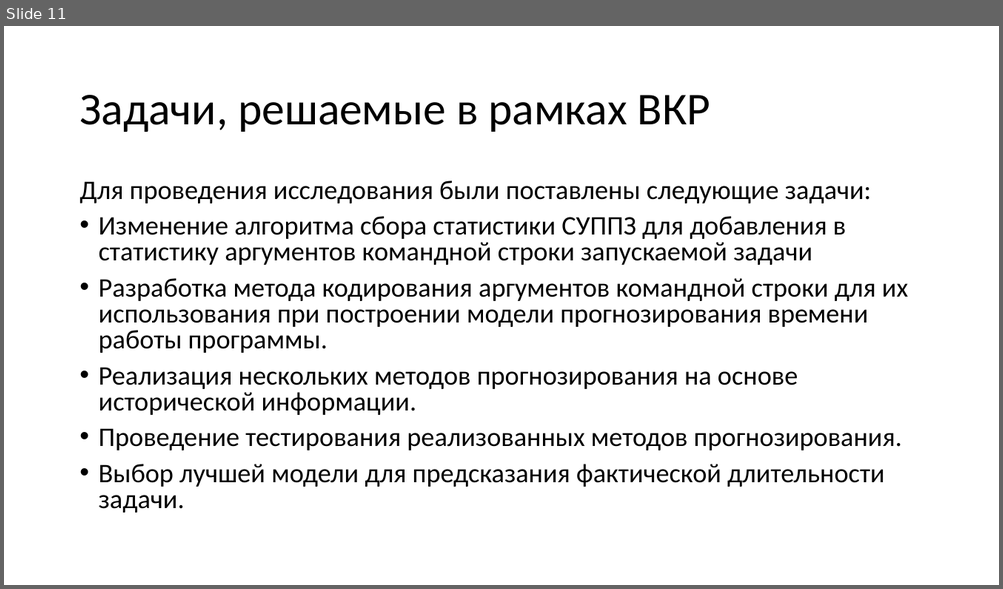
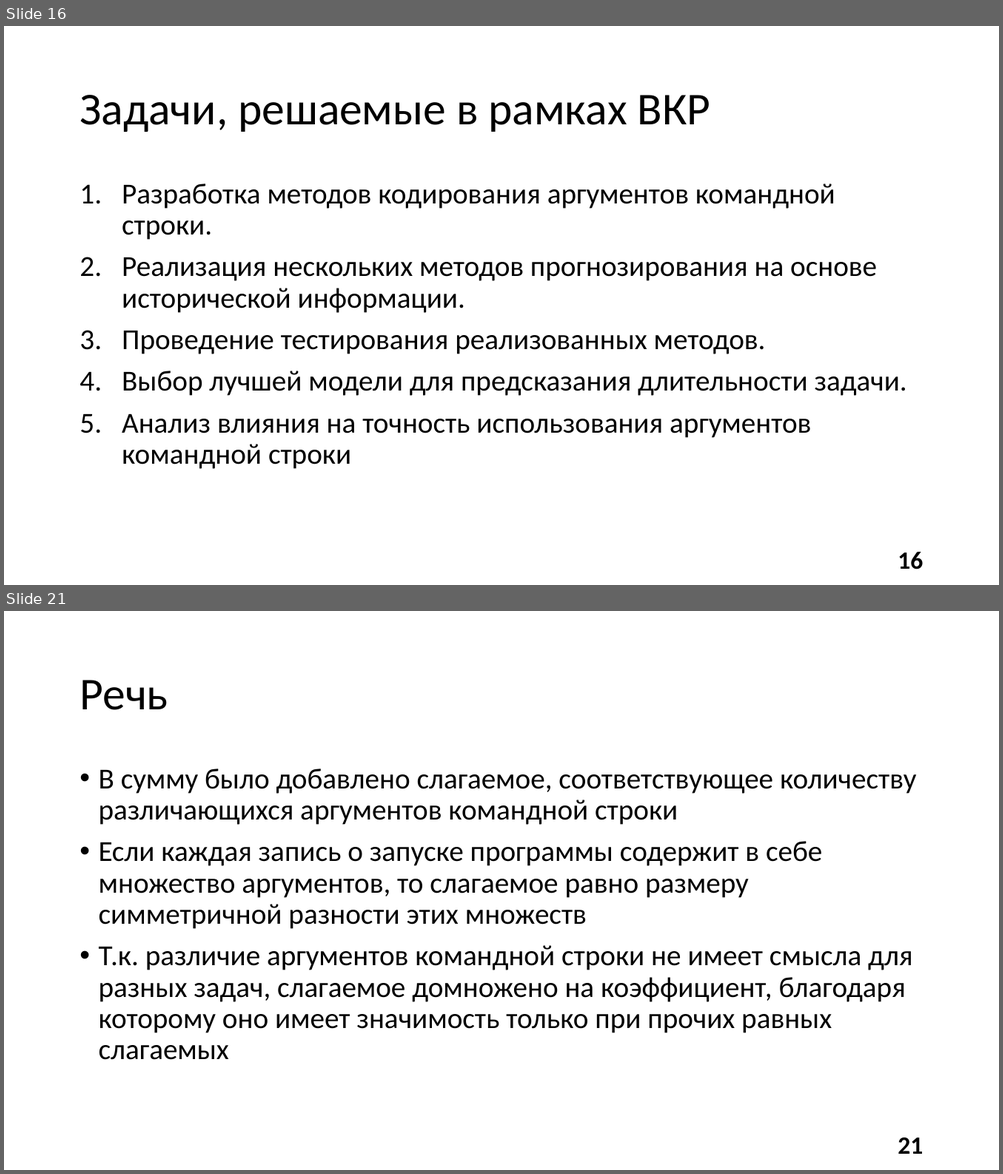
Before and after one commit to alexmeshr/task_time_prediction, a slide deck: presentation.pptx. Shown one above the other, each under a label of ours: slide 11 before the commit, slides 16 and 21 after it; the slides between them are not shown. The pictures are 1003x589 and 1003x1174 pixels, drawn with LibreOffice and Linux fonts; fonts in the diff are those of the drawing. Boxes give left, top, right and bottom in pixels: in the first picture for what was removed or moved away, otherwise in the second. Text is boxed around its words. In the diff, an @@ line names an element or a change of style, - is before the commit and + after.

```diff
--- a/presentation.pptx
+++ b/presentation.pptx
@@ slide 21 added at [4,611,999,1170], background #FFFFFF @@
@@ title added at [79,680,168,710], 44 pt, text #000000 @@
+Речь
@@ text added at [99,769,916,1060], 28 pt, text #000000 @@
+• В сумму было добавлено слагаемое, соответствующее количеству различающихся аргументов командной строки
+• Если каждая запись о запуске программы содержит в себе множество аргументов, то слагаемое равно размеру симметричной разности этих множеств
+• Т.к. различие аргументов командной строки не имеет смысла для разных задач, слагаемое домножено на коэффициент, благодаря которому оно имеет значимость только при прочих равных слагаемых
@@ page number added at [897,1138,922,1154], 24 pt, text #000000, bold @@
+21
@@ what was slide 11 is now slide 16 @@
@@ slide 16 changed as well @@
@@ text at [122,184,835,240]: text changed; size 25.9 to 28 pt @@
-Для проведения исследования были поставлены следующие задачи:
-• Изменение алгоритма сбора статистики СУППЗ для добавления в статистику аргументов командной строки запускаемой задачи
-• Разработка метода кодирования аргументов командной строки для их использования при построении модели прогнозирования времени работы программы.
+1. Разработка методов кодирования аргументов командной строки.
@@ text at [122,258,876,313]: size 25.9 to 28 pt in "Реализация нескольких методов прогнозирования на основе исто ..."; bullet • to 1.; line spacing 0.8 to 0.9 @@
@@ text at [122,331,907,469]: text changed; size 25.9 to 28 pt @@
-• Проведение тестирования реализованных методов прогнозирования.
-• Выбор лучшей модели для предсказания фактической длительности задачи.
+3. Проведение тестирования реализованных методов.
+4. Выбор лучшей модели для предсказания длительности задачи.
+5. Анализ влияния на точность использования аргументов командной строки
@@ page number added at [897,552,922,570], 24 pt, text #000000, bold @@
+16
```
Also in this commit, not shown: 7 other slides changed, 19 other slides added, 3 slides removed, 11 other files.
